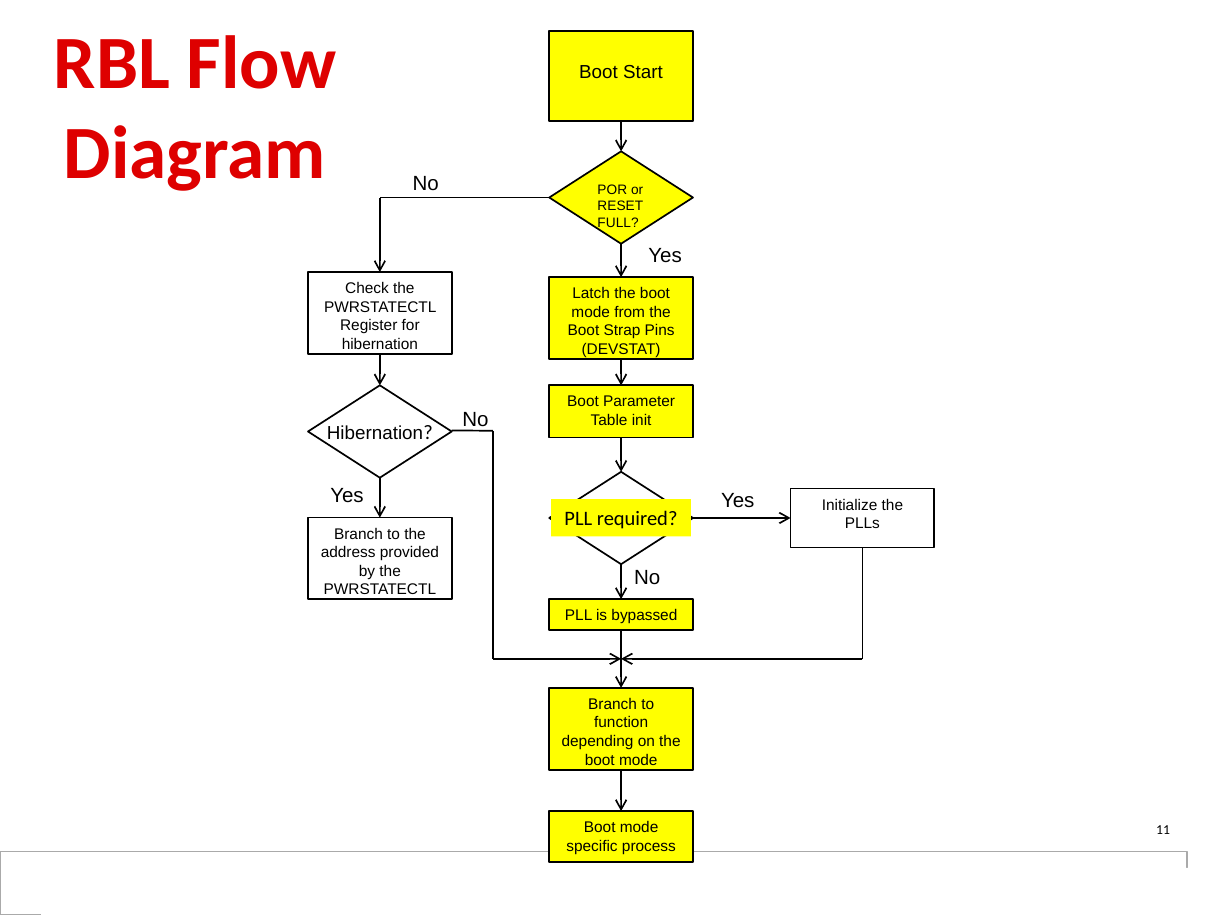
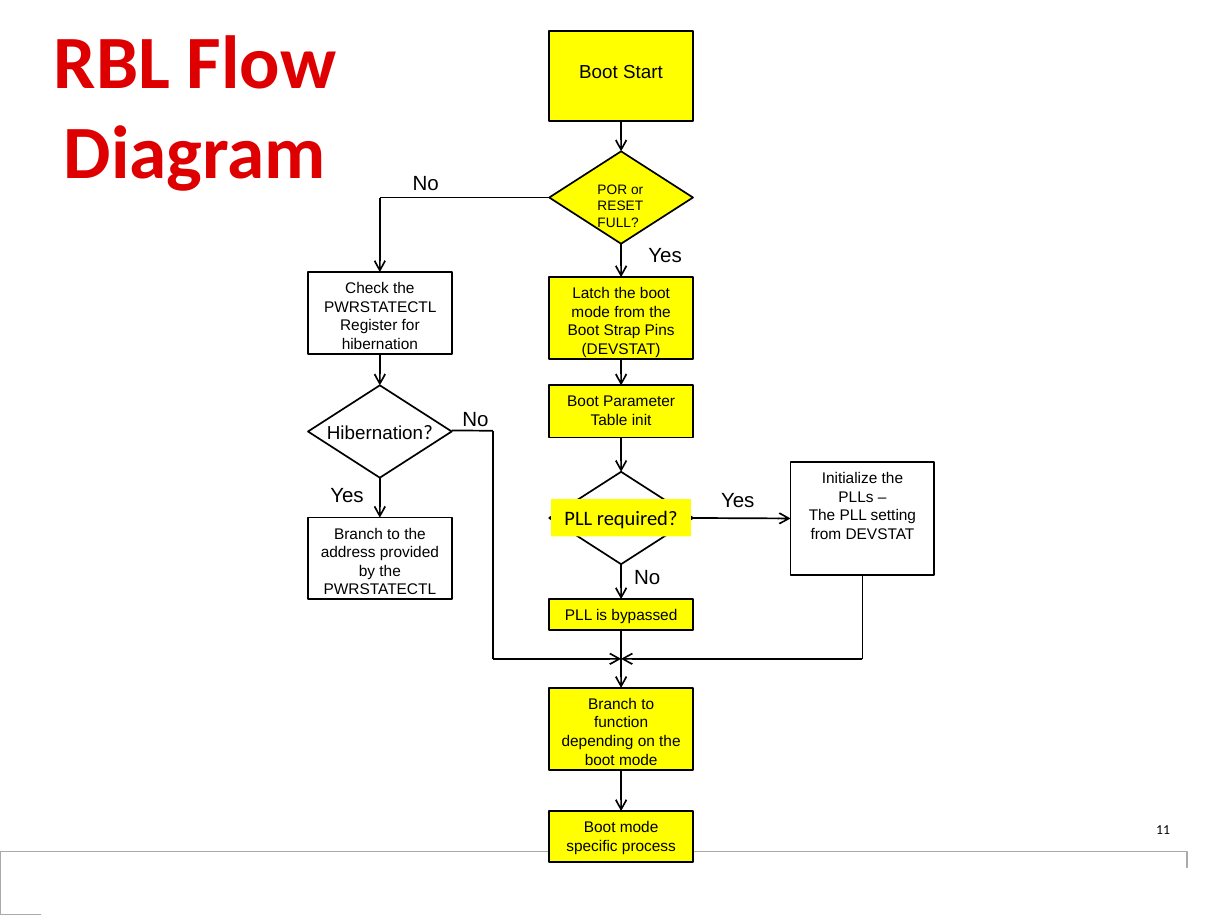
Before and after one commit to hari1989/keystone-workshop, a slide deck: slide 11 of slides/KeyStone Bootloader v2.pptx. Drawn at 1232x924 pixels with LibreOffice and Linux fonts; fonts in the diff are those of the drawing; background and template pictures are left out. Boxes give left, top, right and bottom in pixels: in the first picture for what was removed or moved away, otherwise in the second. Text is boxed around its words. In the diff, an @@ line names an element or a change of style, - is before the commit and + after.

```diff
--- a/slides/KeyStone Bootloader v2.pptx
+++ b/slides/KeyStone Bootloader v2.pptx
@@ rectangle "Initialize the PLLs –": place and size @@
-rectangle "Initialize the PLLs –" at <box>791,489,935,548</box>
+rectangle "Initialize the PLLs –" at <box>791,462,935,575</box>
@@ text in rectangle at <box>809,471,916,539</box>: text changed @@
-Initialize the PLLs
+Initialize the PLLs –
+The PLL setting from DEVSTAT
@@ line moved from (862, 547) - (862, 659) to (862, 575) - (862, 659) @@
```
Also in this commit, not shown: 1 other slide changed, 2 other files.
